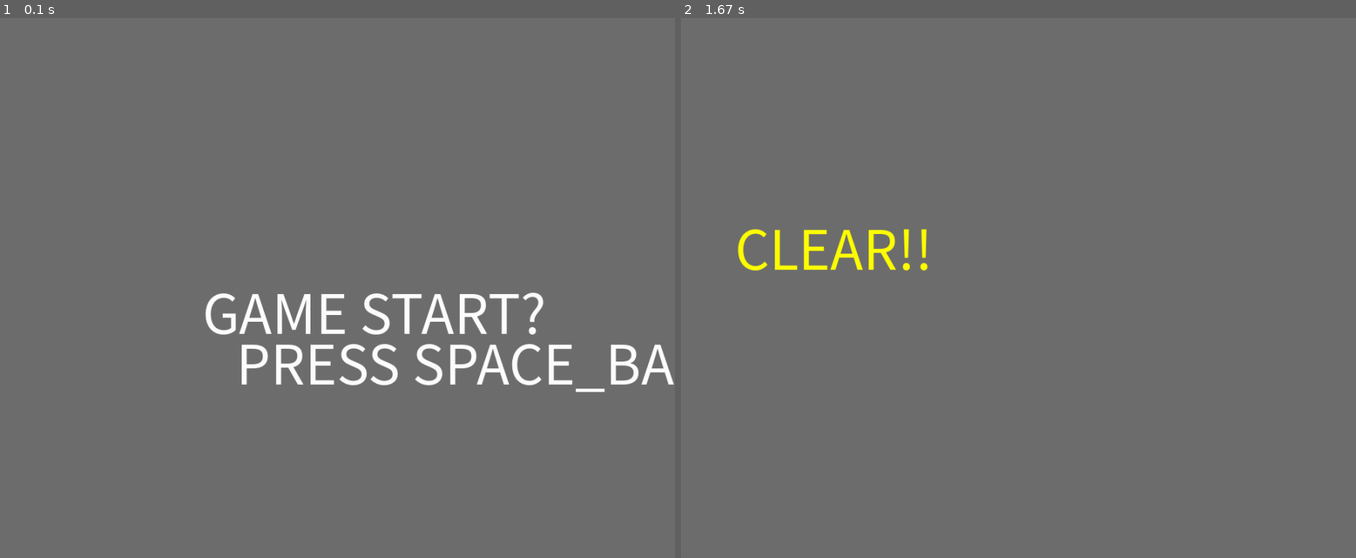
Above: before the commit, frames 1-2 (left to right).
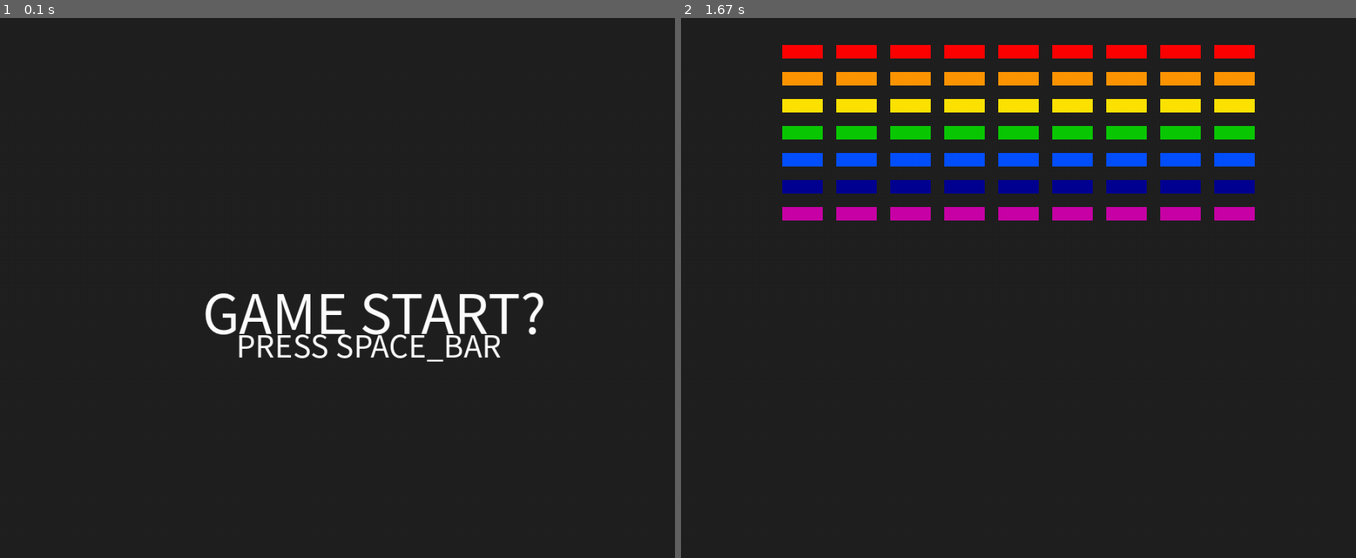
Above: after the commit, the same moments.

Repository: Kwondoryeong/iot-python-2025
Game: pygame game, started from day08/py05_blocks.py
The game is run twice, just before and just after one commit, with the same random seed, the same clock (stepped at 60 frames per second) and the same inputs.
Inputs:
- Up to frame 1 (0.1 s): no input
- Up to frame 2 (1.67 s): tap Space at 0.33 s

The runs differ from the first frame. In frame 1, 99% of the frame differs, in the area x 0-100%, y 0-100%; in frame 2, 100%.

Commit message:
8일차 커밋

Diff:
--- a/day08/py05_blocks.py
+++ b/day08/py05_blocks.py
@@ -10,6 +10,25 @@
 SCREEN_WIDTH = 1000
 SCREEN_HEIGHT = 800
 
+class Block:
+    def __init__(self, col, rect, speed=0):
+        self.col = col
+        self.rect = rect
+        self.speed = speed
+        self.dir = random.randint(-45, 45) + 270 # 225 ~ 315
+
+    def move(self): # 볼 무브
+        # 볼이 움직이는 x축 값을 계속 계산하려면 x는 dir 값을 라디언으로 변환 후 코사인처리
+        self.rect.centerx += math.cos(math.radians(self.dir)) * self.speed
+        # 볼이 움직이는 y축 값을 계속 계산하려면 y는 dir 값을 라디언으로 변환 후 사인처리
+        self.rect.centery -= math.sin(math.radians(self.dir)) * self.speed
+
+    def draw_E(self): # 공을 circle이 아니라 ellipse로 생성
+        pygame.draw.ellipse(Surface, self.col, self.rect)
+
+    def draw_R(self):
+        pygame.draw.rect(Surface, self.col, self.rect)
+
 pygame.init()
 Surface = pygame.display.set_mode((SCREEN_WIDTH, SCREEN_HEIGHT))
 FPSCLOCK = pygame.time.Clock()
@@ -20,22 +39,29 @@
     is_game_start = False
     score = 0
     BLOCK = []
+    BALL = Block((200,200,0), Rect(375, 750, 20, 20), 10)
     # 클래스 생성
     # 무지개색 정보
-    colors = [(255,0,0), (255,150,0), (255,228,0),
+    colors = [(255, 0, 0), (255, 150, 0), (255, 228, 0),
               (11, 201, 4), (0, 80, 255),(0, 0, 147),
               (201, 0, 167)]
+
+    # 초기에 생성될 블럭들(무지개색으로 아홉개씩, 54개 블록)
+    for y, color in enumerate(colors, start=0): # y값은 0 ~ 6
+        for x in range(0, 9):
+            BLOCK.append(Block(color, Rect(x*80 + 150, y *40 + 40, 60, 20)))
 
     bigFont = pygame.font.SysFont('NanumGothic', 80)
     smallFont = pygame.font.SysFont('NanumGothic', 45)
     M_GAME_TITLE = bigFont.render('GAME START?', True, 'white')
-    M_GAME_SUBTITLE = bigFont.render('PRESS SPACE_BAR', True, 'white')
+    M_GAME_SUBTITLE = smallFont.render('PRESS SPACE_BAR', True, 'white')
     M_CLEAR = bigFont.render('CLEAR!!', True, 'yellow')
     M_FAIL = bigFont.render('FAILED', True, 'red')
 
 
     while True:
-        Surface.fill((111, 111, 111)) # Surface.fill((0,0,0))
+        # 스코어, 스피드 글자.
+        Surface.fill((33, 33, 33)) # Surface.fill((0,0,0))
         for event in pygame.event.get(): # 이벤트 처리 기본
             if event.type == QUIT:
                 pygame.quit()
@@ -49,10 +75,26 @@
                     is_game_start = True # 게임시작
         # 게임화면 렌더링
         if is_game_start == False:
-            Surface.blit(M_GAME_TITLE, ((SCREEN_WIDTH / 2) - ( 400 / 2), (SCREEN_HEIGHT / 2) - ( 50 / 2)))
+            Surface.blit(M_GAME_TITLE, ((SCREEN_WIDTH / 2) - (400 / 2), (SCREEN_HEIGHT / 2) - ( 50 / 2)))
             Surface.blit(M_GAME_SUBTITLE, ((SCREEN_WIDTH / 2) - (300 / 2), (SCREEN_HEIGHT / 2) + 50))
         else: # 게임시작 후 블록 그리고 볼이 움직이게 처리, 바도 움직이도록
-            Surface.blit(M_CLEAR, (80,280))
+
+            LenBlock = len(BLOCK) # 54으로 시작
+            # BLOCK = [x for x in BLOCK]
+
+            if BALL.rect.centery < 1000:
+                BALL.move()
+
+            if BALL.rect.centerx < 0 or BALL.rect.centerx > 1000: # 게임화면 양쪽 벽 밖으로 못나가게
+                BALL.dir = 180 - BALL.dir # 반사각 만큼 방향 전환
+            elif BALL.rect.centery < 0: ## 게임화면 천장에 부딪히면 반사
+                BALL.dir = -BALL.dir
+
+            BALL.draw_E()
+            # Surface.blit(M_CLEAR, (80,280))
+
+            for i in BLOCK: # Block()
+                i.draw_R()
 
         pygame.display.update()
         FPSCLOCK.tick(30)
